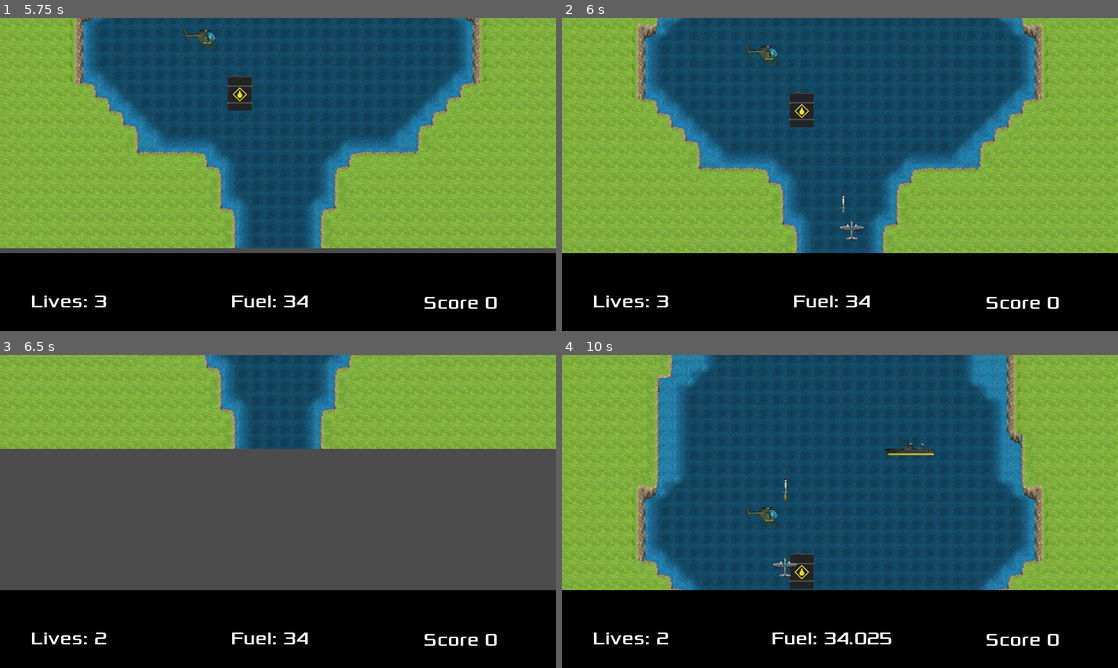
Above: before the commit, frames 1-4 (two rows, left to right).
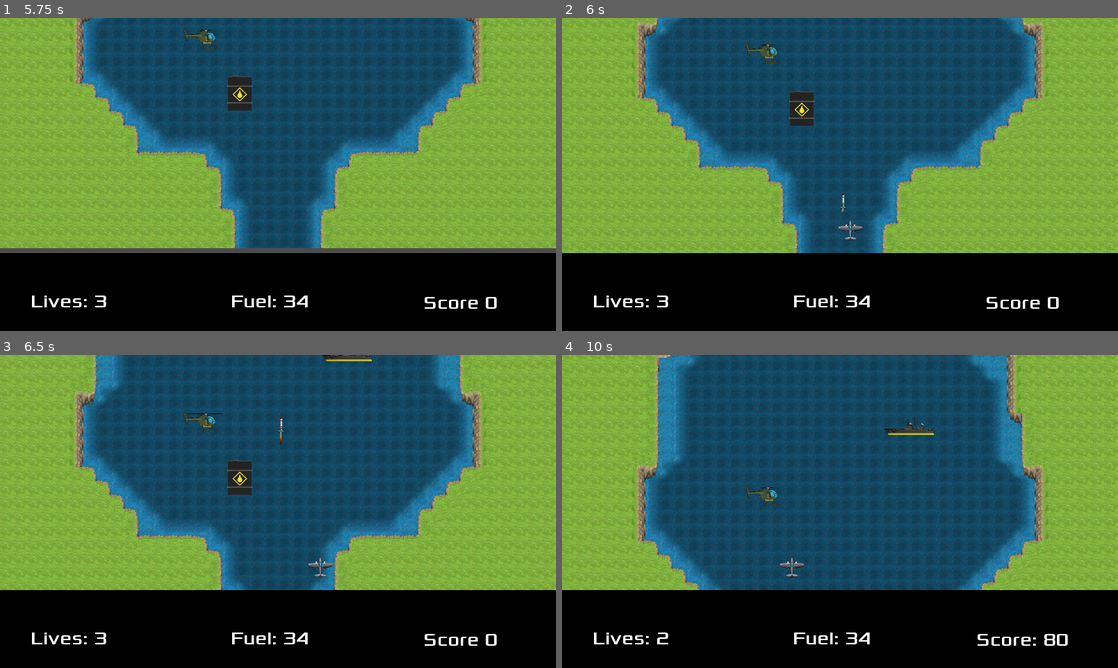
Above: after the commit, the same moments.

Repository: PawelKrywulko/TGW_G-8_Z1
Game: Godot game, scene res://scenes/GameManager.tscn
The game is run twice, just before and just after one commit, with the same random seed, the same clock (stepped at 60 frames per second) and the same inputs.
Inputs:
- Up to frame 1 (5.75 s): tap Enter at 0.5 s; hold Right (ui_right) 0.53-1.28 s; hold Space (interact) 0.53-1.28 s; hold Down (ui_down) 1.28-2.03 s; tap Space (interact) at 1.35, 2.85, 4.35 s; hold Right (ui_right) 2.03-2.78 s; hold Space (interact) 2.03-2.78 s; hold Up (ui_up) 2.78-3.53 s; hold Space (interact) 3.53-4.28 s; hold Left (ui_left) 3.53-5.03 s; hold Down (ui_down) from 5.03 s (still down); hold Space (interact) from 5.03 s (still down)
- Up to frame 2 (6 s): release Down (ui_down) at 5.78 s; release Space (interact) at 5.78 s; hold Right (ui_right) from 5.78 s (still down); tap Space (interact) at 5.85 s
- Up to frame 3 (6.5 s): keep holding Right (ui_right)
- Up to frame 4 (10 s): release Right (ui_right) at 6.53 s; hold Up (ui_up) 6.53-7.28 s; hold Space (interact) 6.53-7.28 s; hold Right (ui_right) 7.28-8.03 s; tap Space (interact) at 7.35, 8.85 s; hold Down (ui_down) 8.03-8.78 s; hold Space (interact) 8.03-8.78 s; hold Left (ui_left) 8.78-9.53 s; hold Up (ui_up) from 9.53 s (still down); hold Space (interact) from 9.53 s (still down)

Frame 1 is identical in both runs. In frame 2, 4.4% of the frame differs, in the area x 0-100%, y 0-76%; in frame 3, 63%, in the area x 0-100%, y 0-93%; in frame 4, 11%.

Commit message:
no message

Diff:
--- a/River Raid/scenes/GameManager.tscn
+++ b/River Raid/scenes/GameManager.tscn
@@ -90,6 +90,7 @@
 position = Vector2( 960, 738 )
 
 [node name="Levels" type="Node" parent="."]
+editor/display_folded = true
 
 [node name="Level1" parent="Levels" instance=ExtResource( 2 )]
 editor/display_folded = true
@@ -229,7 +230,7 @@
 position = Vector2( 1222.11, 266.772 )
 scale = Vector2( -1, 1 )
 is_static = false
-distance_to_player = 300.0
+distance_to_player = 500.0
 choose_direction = "left"
 speed = 200
 
@@ -441,7 +442,7 @@
 [node name="Player" parent="." instance=ExtResource( 14 )]
 editor/display_folded = true
 scale = Vector2( 0.75, 0.75 )
-base_speed = 250.0
+base_speed = 220.0
 
 [node name="FuelTimer" parent="Player" index="2"]
 autostart = false
